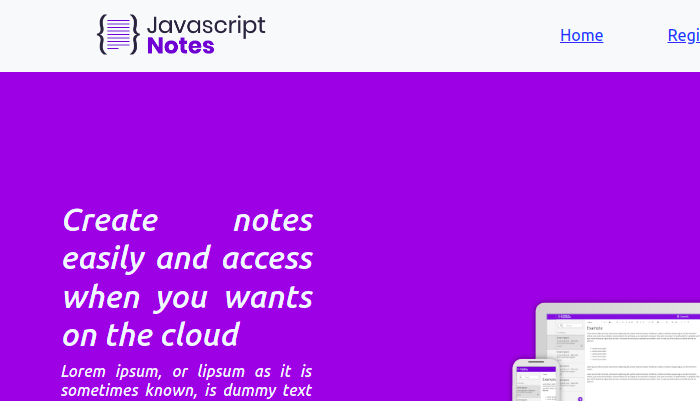
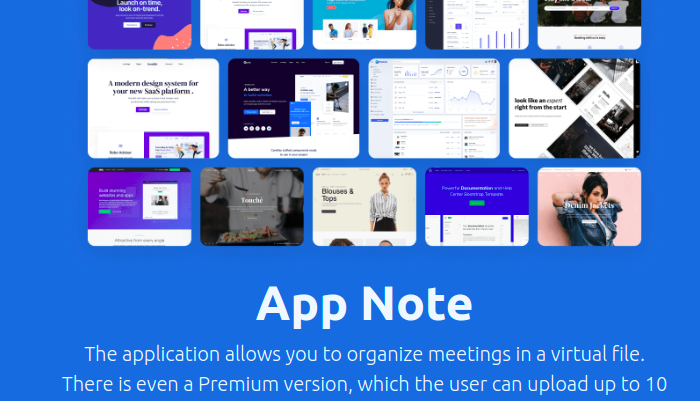
Layered file, before and after one edit (700x401). Changes by layer:
painted on "Camada colada" over [0, 0, 700, 401]
